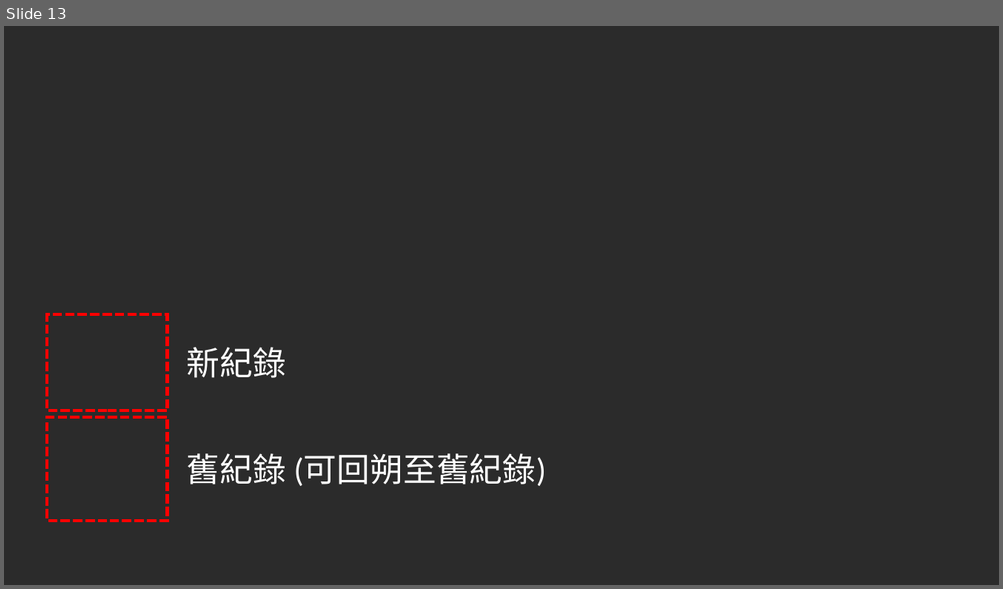
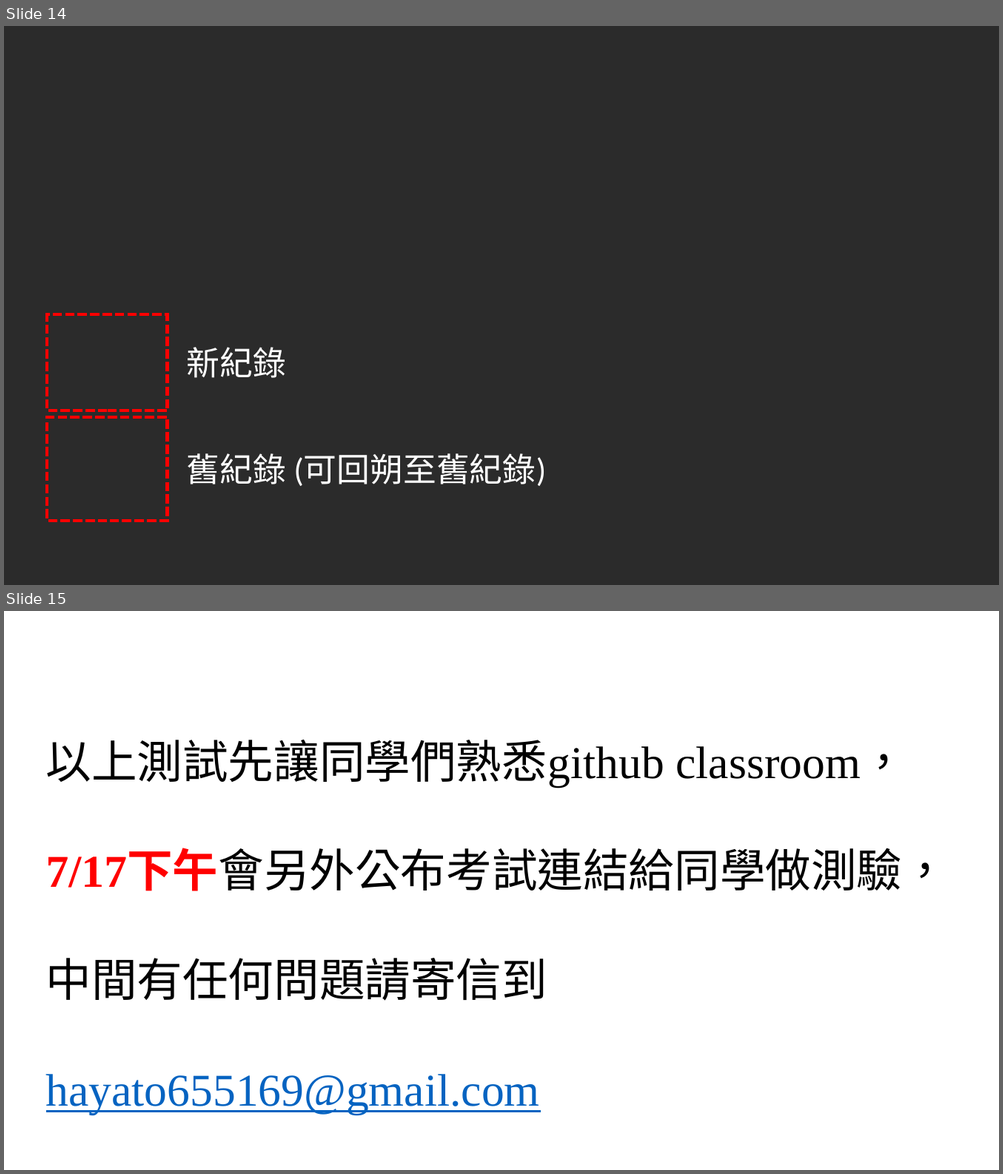
Before and after one commit to chiustin/NTHU_Application-of-Data-Science-and-Deep-Machine-Learning-in-Chemical-Engineering, a slide deck: Python/Midterm/GithubClassroom.pptx. Shown one above the other, each under a label of ours: slide 13 before the commit, slides 14 and 15 after it. The pictures are 1003x589 and 1003x1174 pixels, drawn with LibreOffice and Linux fonts; fonts in the diff are those of the drawing; background and template pictures are left out; a plain dark background stands for a picture behind light text. Boxes give left, top, right and bottom in pixels: in the first picture for what was removed or moved away, otherwise in the second. Text is boxed around its words. In the diff, an @@ line names an element or a change of style, - is before the commit and + after.

Commit message:
Github Classroom

```diff
--- a/Python/Midterm/GithubClassroom.pptx
+++ b/Python/Midterm/GithubClassroom.pptx
@@ slide 15 added at [4,611,999,1170], background #FFFFFF @@
@@ text added at [46,740,948,1115], 44 pt, text #000000 @@
+以上測試先讓同學們熟悉github classroom，
+7/17下午會另外公布考試連結給同學做測驗，
+中間有任何問題請寄信到
+hayato655169@gmail.com
@@ what was slide 13 is now slide 14 @@
```
Also in this commit, not shown: 1 slide changed, 4 other slides added, 3 slides removed.
